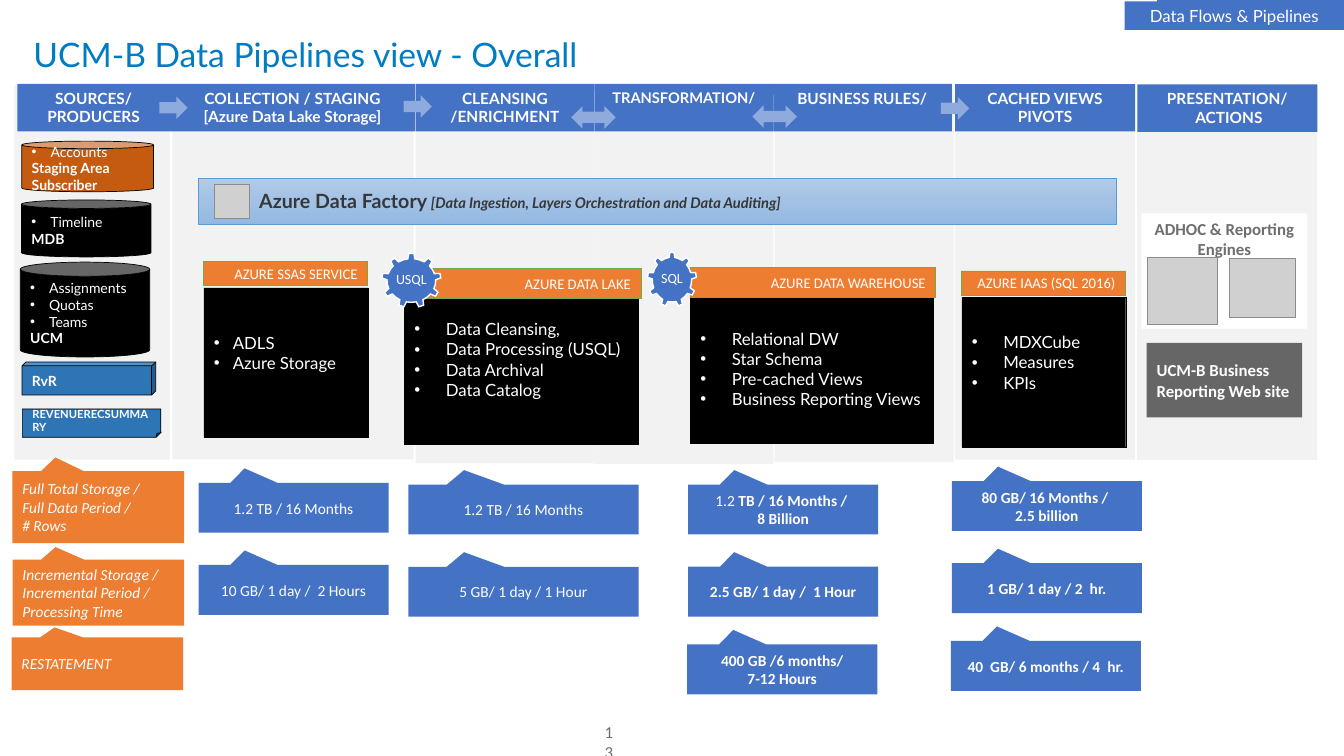
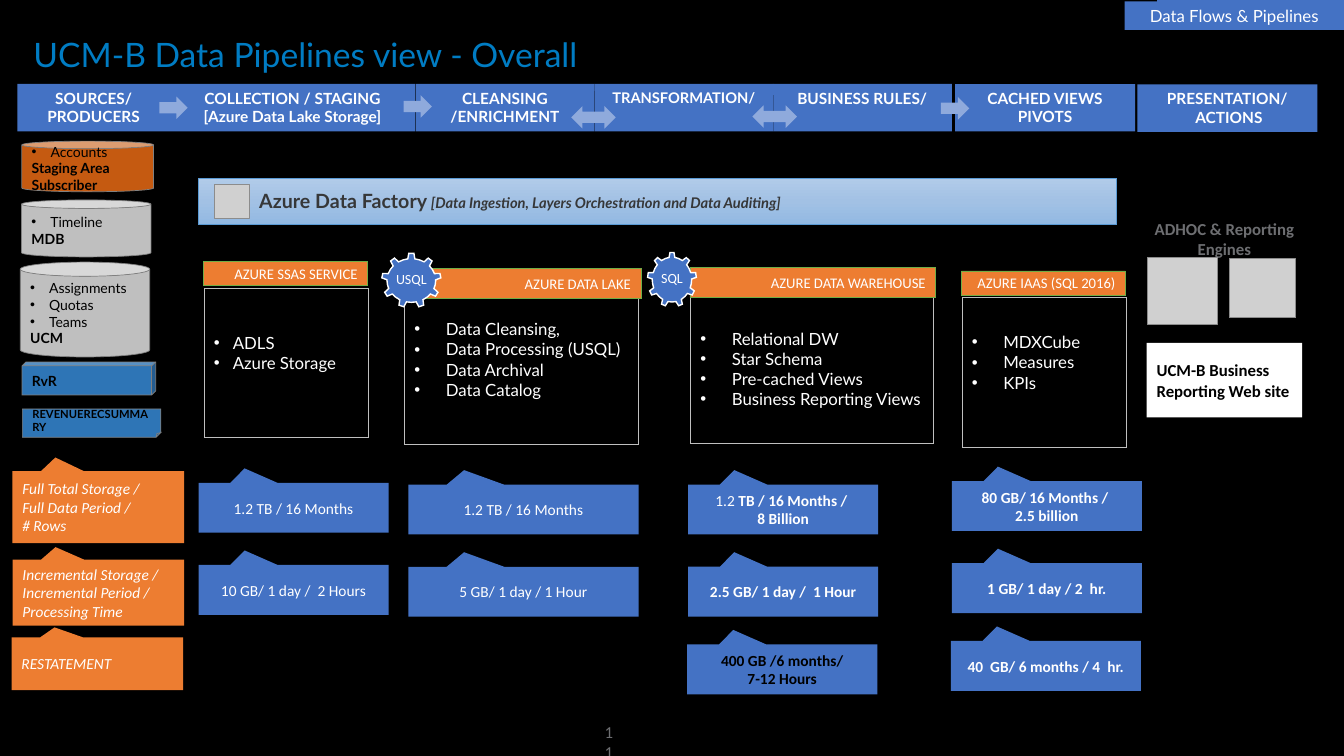
Before and after one commit to nigamsakshi2502/HeroSolutions-Data, a slide deck: slide 11 of Data Series/Day 3/Architectures and Best Practices .pptx (slide 13 before the commit). Drawn at 1344x756 pixels with LibreOffice and Linux fonts; fonts in the diff are those of the drawing; grey boxes stand for pictures. Boxes give left, top, right and bottom in pixels: in the first picture for what was removed or moved away, otherwise in the second. Text is boxed around its words. In the diff, an @@ line names an element or a change of style, - is before the commit and + after.

```diff
--- a/Data Series/Day 3/Architectures and Best Practices .pptx
+++ b/Data Series/Day 3/Architectures and Best Practices .pptx
@@ background #FFFFFF to #000000 @@
@@ fill #F2F2F2 to #000000 in 6 elements at (775,87,955,463), (955,85,1135,460), (595,95,774,464), (415,91,595,464), (172,84,413,460), (14,85,169,460) @@
@@ rectangle removed at (1137,86,1318,461) @@
@@ text colour #FFFFFF to #000000; outline #000000 0.5 pt to #808080 0.5 pt in 3 elements at (22,409,160,438), (22,362,156,395), (22,141,154,192) @@
@@ cylinder "Timeline" at (21,200,150,257): text colour #FFFFFF to #000000; fill #000000 to #BFBFBF; outline #000000 0.5 pt to #808080 0.5 pt @@
@@ text "ADHOC & Reporting Engines": place and size @@
-text "ADHOC & Reporting Engines" at (1141,214,1308,329)
+text "ADHOC & Reporting Engines" at (1155,223,1294,259)
@@ text "ADHOC & Reporting Engines" at (1155,223,1294,259): fill #FFFFFF to none @@
@@ cylinder "Assignments" at (20,262,149,357): text colour #FFFFFF to #000000; fill #000000 to #BFBFBF; outline #000000 0.5 pt to #808080 0.5 pt @@
@@ outline #000000 0.25 pt to #BFBFBF 0.25 pt in 4 elements at (404,294,638,444), (962,297,1126,447), (691,294,934,444), (204,288,368,438) @@
@@ rectangle "UCM-B Business Reporting Web site" at (1147,343,1303,417): text colour #FFFFFF to #000000; fill #666666 to #FFFFFF @@
@@ speech box "400 GB /6 months/" at (688,644,878,694): text colour #FFFFFF to #000000 @@
@@ page number at (595,730,620,754): text changed @@
-13
+11
```
Also in this commit, not shown: 15 other slides changed, 6 slides added, 23 slides removed, 1 other file.
